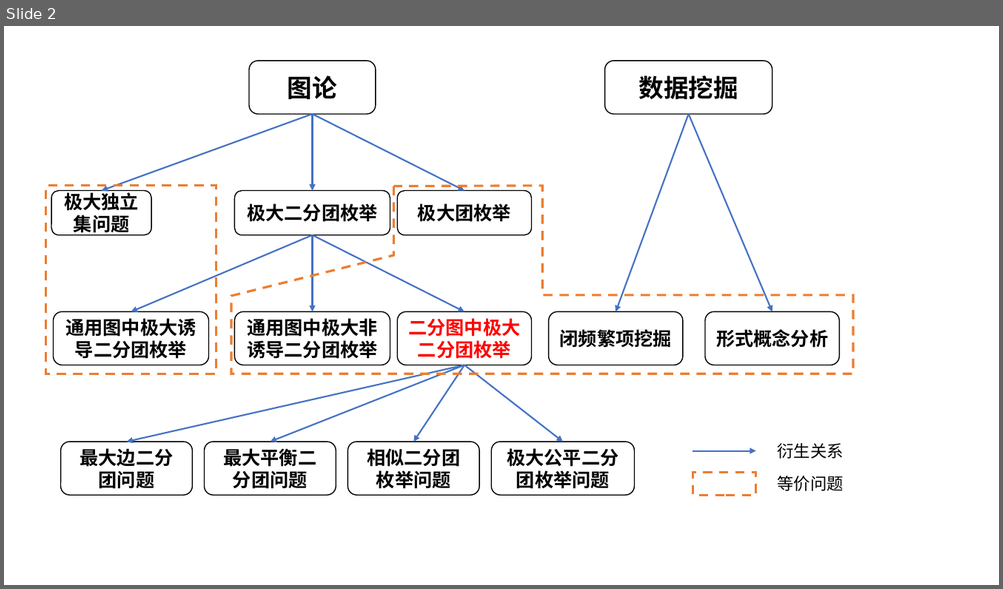
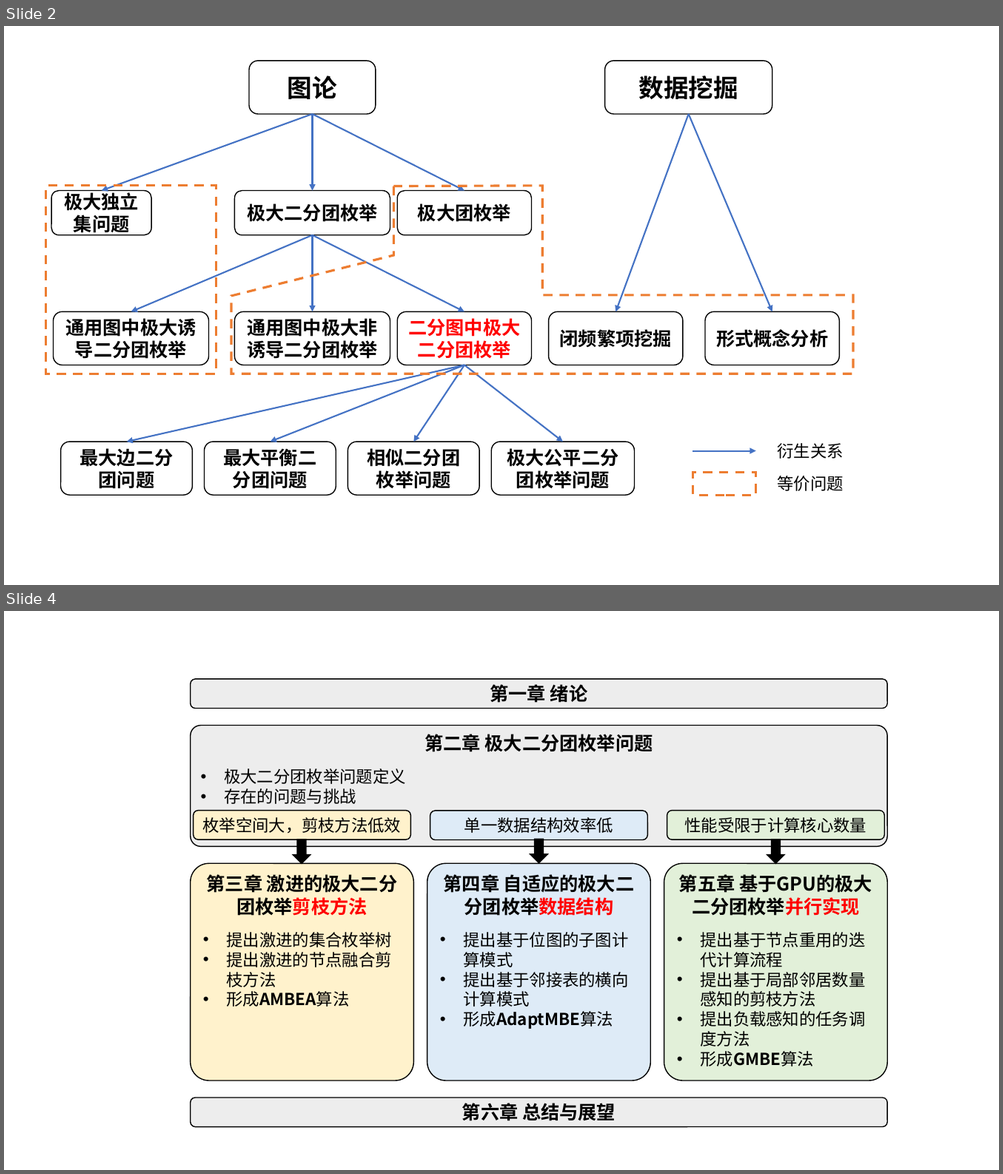
Before and after one commit to Pz1996/zjuthesis, a slide deck: figure/plot.pptx. Shown one above the other, each under a label of ours: slide 2 before the commit, slides 2 and 4 after it; the slides between them are not shown. The pictures are 1003x589 and 1003x1174 pixels, drawn with LibreOffice and Linux fonts; fonts in the diff are those of the drawing; background and template pictures are left out. Boxes give left, top, right and bottom in pixels: in the first picture for what was removed or moved away, otherwise in the second. Text is boxed around its words. In the diff, an @@ line names an element or a change of style, - is before the commit and + after.

```diff
--- a/figure/plot.pptx
+++ b/figure/plot.pptx
@@ slide 4 added at [4, 611, 999, 1170], background #FFFFFF @@
@@ rounded rectangle added at [190, 679, 888, 708], fill #EDEDED, outline #000000 1 pt, 18 pt, text #000000, bold @@
+第一章 绪论
@@ group added at [190, 725, 888, 847]: 4 rounded rectangles @@
+第二章 极大二分团枚举问题
+• 极大二分团枚举问题定义
+• 存在的问题与挑战
+枚举空间大，剪枝方法低效
+单一数据结构效率低
+性能受限于计算核心数量
@@ down arrow added at [293, 840, 310, 864], fill #000000, outline #000000 1 pt @@
@@ down arrow added at [530, 840, 547, 863], fill #000000, outline #000000 1 pt @@
@@ down arrow added at [767, 840, 785, 864], fill #000000, outline #000000 1 pt @@
@@ rounded rectangle added at [190, 864, 414, 1081], fill #FFF2CC, outline #000000 1 pt, 16 pt, text #000000 @@
+第三章 激进的极大二分团枚举剪枝方法
+• 提出激进的集合枚举树
+• 提出激进的节点融合剪枝方法
+• 形成AMBEA算法
@@ rounded rectangle added at [427, 864, 650, 1081], fill #DEEBF7, outline #000000 1 pt, 16 pt, text #000000 @@
+第四章 自适应的极大二分团枚举数据结构
+• 提出基于位图的子图计算模式
+• 提出基于邻接表的横向计算模式
+• 形成AdaptMBE算法
@@ rounded rectangle added at [664, 864, 888, 1081], fill #E2F0D9, outline #000000 1 pt, 16 pt, text #000000 @@
+第五章 基于GPU的极大二分团枚举并行实现
+• 提出基于节点重用的迭代计算流程
+• 提出基于局部邻居数量感知的剪枝方法
+• 提出负载感知的任务调度方法
+• 形成GMBE算法
@@ rounded rectangle added at [190, 1098, 888, 1128], fill #EDEDED, outline #000000 1 pt, 18 pt, text #000000, bold @@
+第六章 总结与展望
```
Also in this commit, not shown: 1 other slide added, 14 other files.
